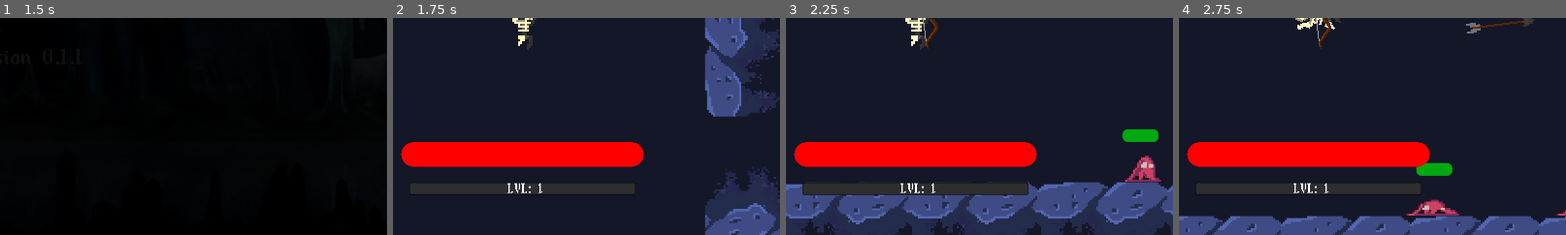
Above: before the commit, frames 1-4 (left to right).
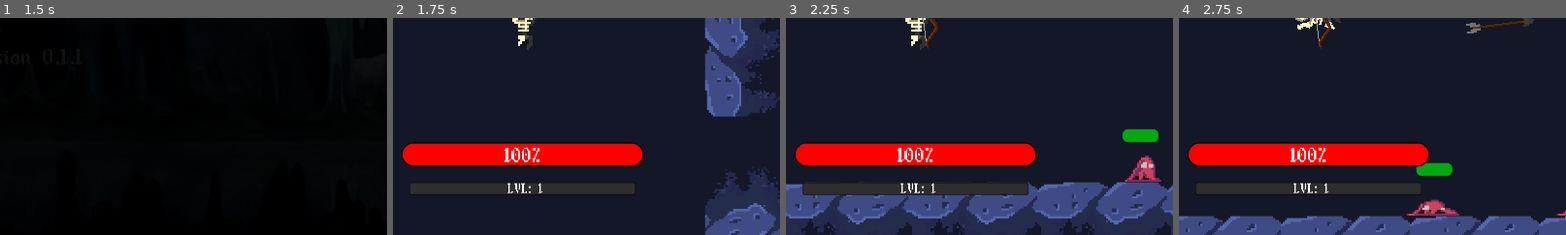
Above: after the commit, the same moments.

Repository: notfennecks/Cryptic-Crusade
Game: Godot game, scene res://Scenes/UI/Menu.tscn
The game is run twice, just before and just after one commit, with the same random seed, the same clock (stepped at 60 frames per second) and the same inputs.
Inputs (mouse positions are % of the whole screen's width and height, from its top left):
- Up to frame 1 (1.5 s): click "Start Game" at 0.5 s; click "Start Game" at 1.25 s
- Up to frame 2 (1.75 s): no input
- Up to frame 3 (2.25 s): move the mouse to (72, 45) at 2.02 s; press the mouse at (72, 45) at 2.03 s; hold D (right) from 2.03 s (still down)
- Up to frame 4 (2.75 s): keep holding D (right); tap Space (jump) at 2.27 s
The pictures show only the part of the screen within x 33-83%, y 50-100%; the shares and areas given below are measured in that part.

Frame 1 is identical in both runs. In frame 2, 1.4% of the frame differs, in the area x 2-65%, y 57-69%; in frame 3, 1.4%; in frame 4, 1.4%.

Commit message:
Health bar updated

Diff:
--- a/GodotProject/Scenes/Player.tscn
+++ b/GodotProject/Scenes/Player.tscn
@@ -2,22 +2,22 @@
 
 [ext_resource path="res://Scripts/Player.gd" type="Script" id=1]
 [ext_resource path="res://Scenes/AfterImage.tscn" type="PackedScene" id=2]
-[ext_resource path="res://assets/Player/Run/PlayerRun1.png" type="Texture" id=3]
-[ext_resource path="res://assets/Player/Run/PlayerRun2.png" type="Texture" id=4]
-[ext_resource path="res://assets/Player/Run/PlayerRun3.png" type="Texture" id=5]
-[ext_resource path="res://assets/Player/Run/PlayerRun4.png" type="Texture" id=6]
-[ext_resource path="res://assets/Player/Run/PlayerRun5.png" type="Texture" id=7]
-[ext_resource path="res://assets/Player/Run/PlayerRun6.png" type="Texture" id=8]
-[ext_resource path="res://assets/Player/Run/PlayerRun7.png" type="Texture" id=9]
-[ext_resource path="res://assets/Player/Run/PlayerRun8.png" type="Texture" id=10]
-[ext_resource path="res://assets/Player/Run/PlayerRun9.png" type="Texture" id=11]
-[ext_resource path="res://assets/Player/Run/PlayerRun10.png" type="Texture" id=12]
-[ext_resource path="res://assets/Player/Run/PlayerRun11.png" type="Texture" id=13]
-[ext_resource path="res://assets/Player/Run/PlayerRun12.png" type="Texture" id=14]
-[ext_resource path="res://assets/Player/Jump/PlayerJumpUp.png" type="Texture" id=15]
-[ext_resource path="res://assets/Player/Jump/PlayerJumpDown.png" type="Texture" id=16]
-[ext_resource path="res://assets/Player/Idle/PlayerIdle1.png" type="Texture" id=17]
-[ext_resource path="res://assets/Player/Idle/PlayerIdle2.png" type="Texture" id=18]
+[ext_resource path="res://assets/Player/Jump/PlayerJumpUp.png" type="Texture" id=3]
+[ext_resource path="res://assets/Player/Jump/PlayerJumpDown.png" type="Texture" id=4]
+[ext_resource path="res://assets/Player/Idle/PlayerIdle1.png" type="Texture" id=5]
+[ext_resource path="res://assets/Player/Idle/PlayerIdle2.png" type="Texture" id=6]
+[ext_resource path="res://assets/Player/Run/PlayerRun1.png" type="Texture" id=7]
+[ext_resource path="res://assets/Player/Run/PlayerRun2.png" type="Texture" id=8]
+[ext_resource path="res://assets/Player/Run/PlayerRun3.png" type="Texture" id=9]
+[ext_resource path="res://assets/Player/Run/PlayerRun4.png" type="Texture" id=10]
+[ext_resource path="res://assets/Player/Run/PlayerRun5.png" type="Texture" id=11]
+[ext_resource path="res://assets/Player/Run/PlayerRun6.png" type="Texture" id=12]
+[ext_resource path="res://assets/Player/Run/PlayerRun7.png" type="Texture" id=13]
+[ext_resource path="res://assets/Player/Run/PlayerRun8.png" type="Texture" id=14]
+[ext_resource path="res://assets/Player/Run/PlayerRun9.png" type="Texture" id=15]
+[ext_resource path="res://assets/Player/Run/PlayerRun10.png" type="Texture" id=16]
+[ext_resource path="res://assets/Player/Run/PlayerRun11.png" type="Texture" id=17]
+[ext_resource path="res://assets/Player/Run/PlayerRun12.png" type="Texture" id=18]
 [ext_resource path="res://assets/Player/LandRight.tres" type="Material" id=19]
 [ext_resource path="res://assets/Player/JumpRight.tres" type="Material" id=20]
 [ext_resource path="res://assets/Player/JumpLeft.tres" type="Material" id=21]
@@ -29,25 +29,25 @@
 
 [sub_resource type="SpriteFrames" id=1]
 animations = [ {
-"frames": [ ExtResource( 3 ), ExtResource( 4 ), ExtResource( 5 ), ExtResource( 6 ), ExtResource( 7 ), ExtResource( 8 ), ExtResource( 9 ), ExtResource( 10 ), ExtResource( 11 ), ExtResource( 12 ), ExtResource( 13 ), ExtResource( 14 ) ],
-"loop": true,
-"name": "Run",
-"speed": 14.0
-}, {
-"frames": [ ExtResource( 15 ) ],
+"frames": [ ExtResource( 3 ) ],
 "loop": true,
 "name": "JumpUp",
 "speed": 5.0
 }, {
-"frames": [ ExtResource( 16 ) ],
+"frames": [ ExtResource( 4 ) ],
 "loop": true,
 "name": "JumpDown",
 "speed": 5.0
 }, {
-"frames": [ ExtResource( 17 ), ExtResource( 18 ) ],
+"frames": [ ExtResource( 5 ), ExtResource( 6 ) ],
 "loop": true,
 "name": "Idle",
 "speed": 2.0
+}, {
+"frames": [ ExtResource( 7 ), ExtResource( 8 ), ExtResource( 9 ), ExtResource( 10 ), ExtResource( 11 ), ExtResource( 12 ), ExtResource( 13 ), ExtResource( 14 ), ExtResource( 15 ), ExtResource( 16 ), ExtResource( 17 ), ExtResource( 18 ) ],
+"loop": true,
+"name": "Run",
+"speed": 14.0
 } ]
 
 [sub_resource type="ParticlesMaterial" id=2]
--- /dev/null
+++ b/GodotProject/Scenes/UI/HUD.gd
@@ -0,0 +1,5 @@
+extends Control
+
+func health_bar_tween(health):
+	$Health/Tween.interpolate_property($Health, "value", null, health, .4, Tween.TRANS_LINEAR, Tween.EASE_IN_OUT, 0)
+	$Health/Tween.start()
--- a/GodotProject/Scenes/UI/HUD.tscn
+++ b/GodotProject/Scenes/UI/HUD.tscn
@@ -1,9 +1,16 @@
-[gd_scene load_steps=4 format=2]
+[gd_scene load_steps=6 format=2]
 
-[ext_resource path="res://Scenes/UI/ExpBar.tscn" type="PackedScene" id=1]
+[ext_resource path="res://Scenes/UI/HUD.gd" type="Script" id=1]
+[ext_resource path="res://assets/Fonts/PlayerHealthBarFont.tres" type="DynamicFont" id=2]
+[ext_resource path="res://Scenes/UI/ExpBar.tscn" type="PackedScene" id=3]
 
 [sub_resource type="StyleBoxFlat" id=1]
 bg_color = Color( 1, 0, 0, 1 )
+border_width_left = 3
+border_width_top = 3
+border_width_right = 3
+border_width_bottom = 3
+border_color = Color( 0, 0, 0, 1 )
 corner_radius_top_left = 60
 corner_radius_top_right = 60
 corner_radius_bottom_right = 60
@@ -19,6 +26,7 @@
 [node name="HUD" type="Control"]
 anchor_right = 1.0
 anchor_bottom = 1.0
+script = ExtResource( 1 )
 
 [node name="Health" type="ProgressBar" parent="."]
 anchor_left = 0.5
@@ -31,10 +39,12 @@
 margin_bottom = 370.0
 custom_styles/fg = SubResource( 1 )
 custom_styles/bg = SubResource( 2 )
+custom_fonts/font = ExtResource( 2 )
 value = 100.0
-percent_visible = false
 
-[node name="ExpBar" parent="." instance=ExtResource( 1 )]
+[node name="Tween" type="Tween" parent="Health"]
+
+[node name="ExpBar" parent="." instance=ExtResource( 3 )]
 anchor_left = 0.5
 anchor_top = 1.0
 anchor_right = 0.5
--- a/GodotProject/Scripts/AI/Slime.gd
+++ b/GodotProject/Scripts/AI/Slime.gd
@@ -7,7 +7,7 @@
 var facing = 1  #Variaalbe for storing enemey direction.
 var health = 3  #Variable for storing health
 var invincible = false  #Variable for stroing boolean if the enemy is invincible or not.
-var damage = 50
+var damage = 25
 
 export (PackedScene) var Wood  #Varaible for storing wood resource scene.
 export (PackedScene) var Iron  #Varaible for storing iron resource scene.
--- a/GodotProject/Scripts/Player.gd
+++ b/GodotProject/Scripts/Player.gd
@@ -42,6 +42,7 @@
 var velocity = Vector2()  #Variable velocity to store and apply player movement.
 onready var exp_bar = get_parent().get_child(0).get_child(2).get_child(1)
 onready var health_bar = get_parent().get_child(0).get_child(2).get_child(0)
+onready var hud = get_parent().get_child(0).get_child(2)
 
 func _ready():  #Runs function soon as scene is loaded.
 	health = max_health
@@ -283,7 +284,8 @@
 func update_health(amount):
 	health -= amount
 	change_state(HURT)
-	health_bar.value = health
+#	health_bar.value = health
+	hud.health_bar_tween(health)
 	if health == 0:
 		change_state(DEAD)
 
--- /dev/null
+++ b/GodotProject/assets/Fonts/PlayerHealthBarFont.tres
@@ -0,0 +1,7 @@
+[gd_resource type="DynamicFont" load_steps=2 format=2]
+
+[ext_resource path="res://assets/Fonts/Gold Box 8x16.ttf" type="DynamicFontData" id=1]
+
+[resource]
+size = 40
+font_data = ExtResource( 1 )
Not shown: 6 places in GodotProject/Scenes/Player.tscn that only renumber resources
